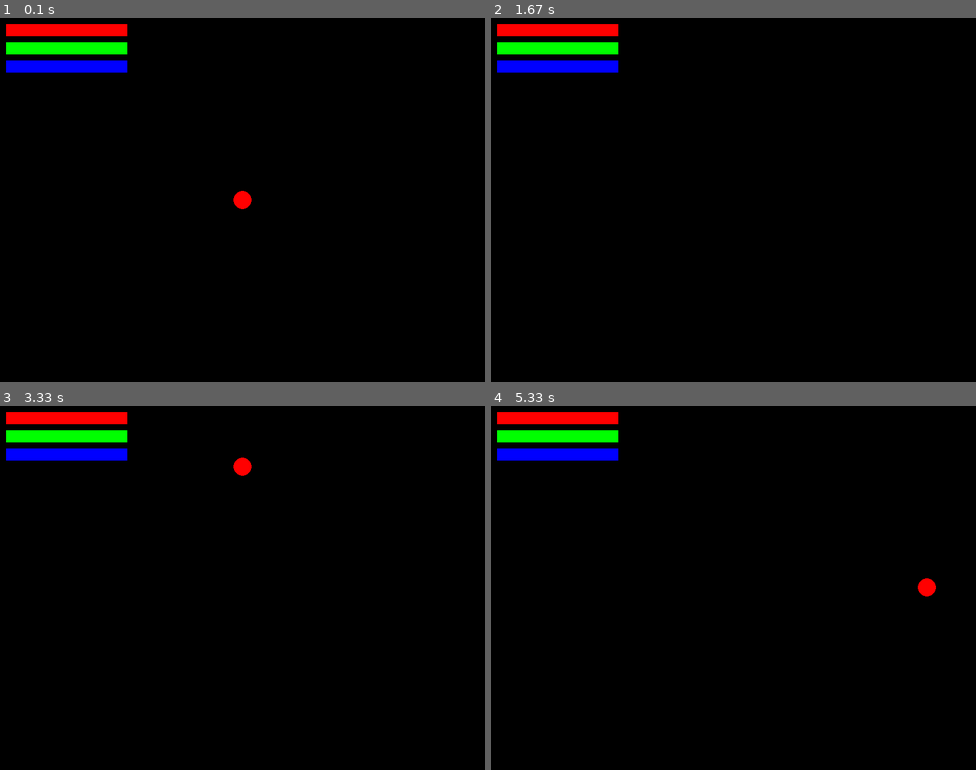
Above: before the commit, frames 1-4 (two rows, left to right).
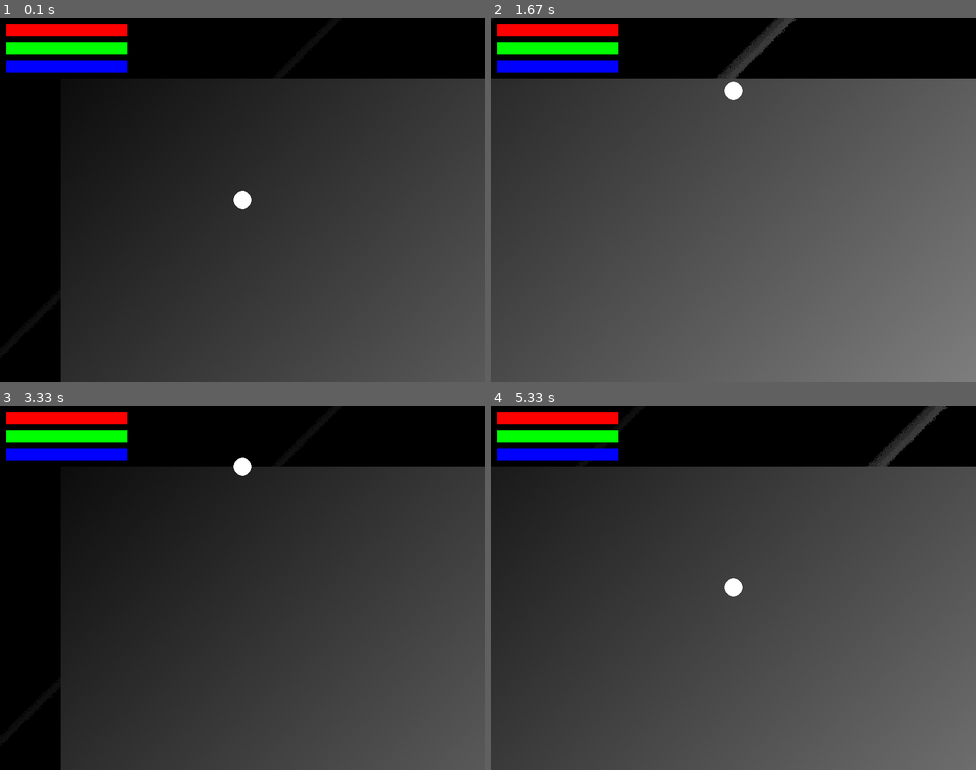
Above: after the commit, the same moments.

Repository: NGBRDCH1EF/First-Pygame
Game: pygame game, started from rpg/main.py
Same seed, same stepped clock (60 frames per second), same inputs: the game is played once before the commit and once after it.
Inputs:
- Up to frame 1 (0.1 s): no input
- Up to frame 2 (1.67 s): hold D 0.33-0.8 s; hold W 0.83-1.13 s; hold D 1.17-1.63 s
- Up to frame 3 (3.33 s): hold A 1.67-2.2 s; hold S 2.23-2.53 s; hold A 2.57-2.97 s; hold W from 3 s (still down)
- Up to frame 4 (5.33 s): release W at 3.37 s; hold D 3.4-4.03 s; hold S 4.07-4.43 s; hold A 4.47-4.93 s; hold D from 4.97 s (still down)

The runs differ from the first frame. In frame 1, 69% of the frame differs, in the area x 12-100%, y 16-100%; in frame 2, 84%, in the area x 0-100%, y 0-100%; in frame 3, 69%; in frame 4, 84%.

Commit message:
feat: implement camera system and integrate background rendering; update character drawing logic

Diff:
--- a/rpg/entities/character.py
+++ b/rpg/entities/character.py
@@ -1,4 +1,5 @@
 import pygame
+import data.colors as c
 
 class Character:
     def __init__(self, name: str, pos: pygame.Vector2):
@@ -33,6 +34,14 @@
 
     def update(self, dt: float):
         self.pos += self.velocity * dt
+        if self.velocity != pygame.Vector2(0, 0):
+            print(self.pos)
 
-    def draw(self,surface):
-        pygame.draw.circle(surface, (255, 0, 0), (int(self.pos.x), int(self.pos.y)), 15)
+    def draw(self, surface, camera):
+        screen_pos = camera.apply(self.pos)
+        pygame.draw.circle(
+            surface,
+            c.WHITE,
+            (int(screen_pos.x), int(screen_pos.y)),
+            15
+        )
--- a/rpg/main.py
+++ b/rpg/main.py
@@ -4,6 +4,8 @@
 from entities.enemy import Enemy
 from entities.ui import StatusBar
 import data.colors as c
+from systems.camera import Camera
+
 
 
 #initialize pygame
@@ -26,6 +28,15 @@
 mana_bar    = StatusBar((10,70), (200,20), c.BLUE,  lambda: player.mana,    player.max_mana)
 status_bars = [health_bar,stamina_bar,mana_bar]
 
+
+#systems
+camera = Camera((WIDTH, HEIGHT), (2000, 2000))
+
+#world setup
+world_background = pygame.Surface((2000, 2000))
+background_image = pygame.image.load('rpg/assets/gradient.png').convert()
+world_background.blit(background_image, (0, 0))
+
 #main game loop
 running = True
 while running:
@@ -43,6 +54,7 @@
     #update-----------------
     player.update(dt)
 
+
     #update UI elements
     for bar in status_bars:
         if isinstance(bar, StatusBar):
@@ -50,8 +62,13 @@
 
 
     #draw------------------
-    window.fill((0, 0, 0))
-    player.draw(window)
+    # window.fill((0, 0, 0))
+    window.blit(world_background, camera.apply(pygame.Vector2(0, 0)))
+    camera.follow(player.pos)
+    player.draw(window, camera)
+
+
+
 
     #draw UI elements
     for bar in status_bars:
--- /dev/null
+++ b/rpg/systems/camera.py
@@ -0,0 +1,19 @@
+import pygame
+
+class Camera:
+    def __init__(self, screen_size, world_size):
+        self.screen_w, self.screen_h = screen_size
+        self.world_w, self.world_h = world_size
+        self.offset = pygame.Vector2(0, 0)
+
+    def follow(self, target_pos: pygame.Vector2):
+        # center target
+        self.offset.x = target_pos.x - self.screen_w / 2
+        self.offset.y = target_pos.y - self.screen_h / 2
+
+        # clamp to world
+        self.offset.x = max(0, min(self.offset.x, self.world_w - self.screen_w))
+        self.offset.y = max(0, min(self.offset.y, self.world_h - self.screen_h))
+
+    def apply(self, world_pos: pygame.Vector2) -> pygame.Vector2:
+        return world_pos - self.offset
Binary file added: rpg/assets/gradient.png
